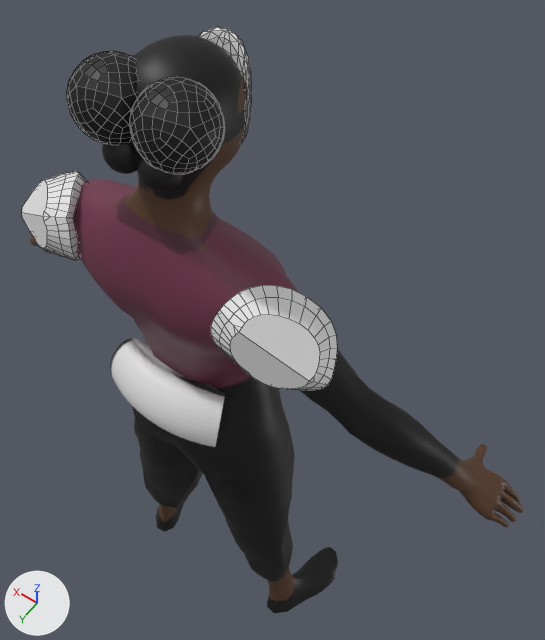
Renders of the FBX model Assets/Blender/Rheal/rheal.fbx from each side of a commit.
Rendered twice from a 50 mm lens placed at (-0.924, 0.968, 3.408), pointed at (-0.037, -0.275, 1.455). Lighting does not change. The marker at lower left points along +X, +Y and +Z. The older version comes first. Mesh edges are drawn as thin lines on the coarser meshes. Where no turn or scale is listed for an object, it has been applied to the vertices.

The first picture shows 'Body_Lores_GEO', 'FannyPack', 'HairBun.001', 'HairBun.002', 'HairBun.004', 'HairBun.005', 'Mask', 'Pad', 'Pad.001'.
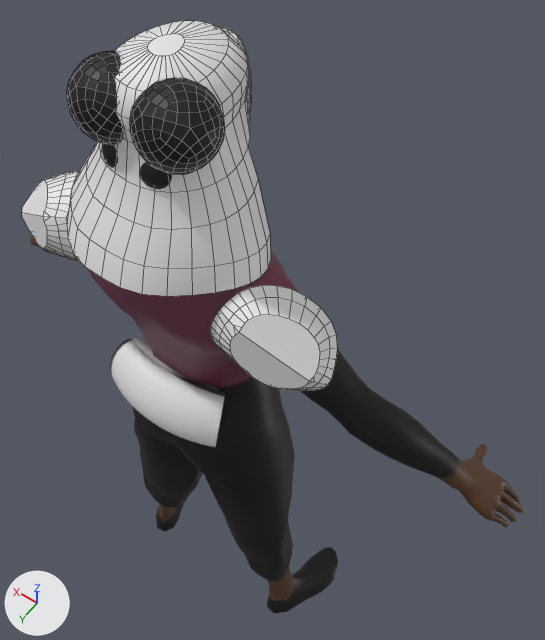
Where the change shows, as pixel boxes [x1, y1, x2, y2] in the pictures (545 x 640 px):
'Cowl', added: after [67, 21, 271, 296]

Diff of the bpy script that builds the scene:
```diff
--- a/Assets/Blender/Rheal/rheal.fbx.py
+++ b/Assets/Blender/Rheal/rheal.fbx.py
@@ me_circle @@
+me_circle.from_pydata(...)  # 255 vertices, 221 faces; spans x -0.267..0.261, y -0.168..0.301, z -0.1..0.353
@@ ob_cowl @@
+ob_cowl = bpy.data.objects.new('Cowl', me_circle)
+ob_cowl.location = (0.005, 0.005, 2.234)
```
